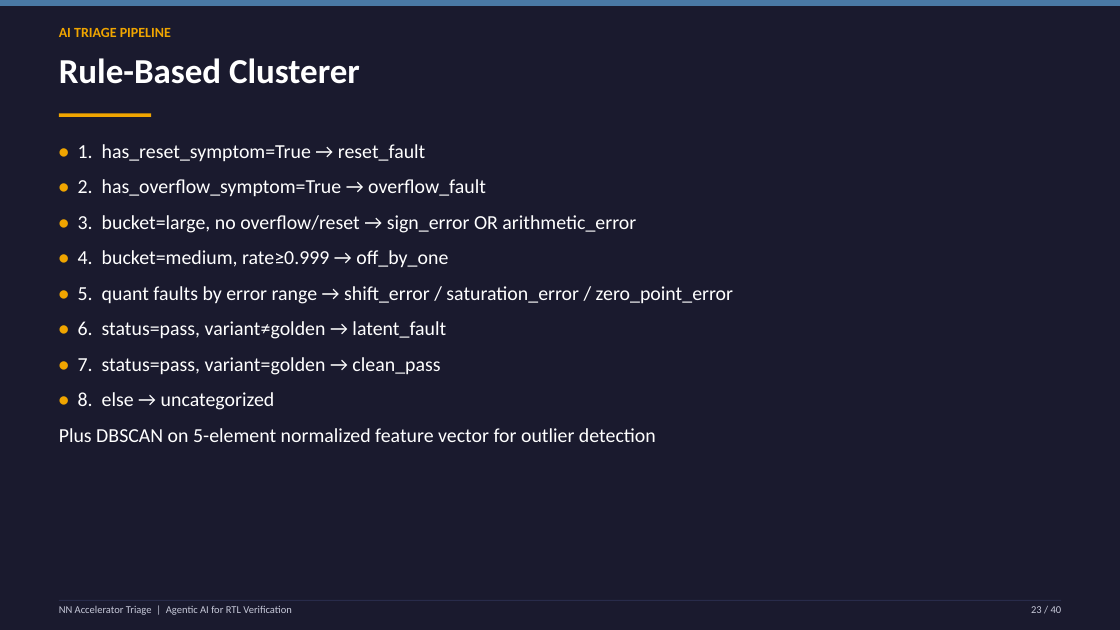
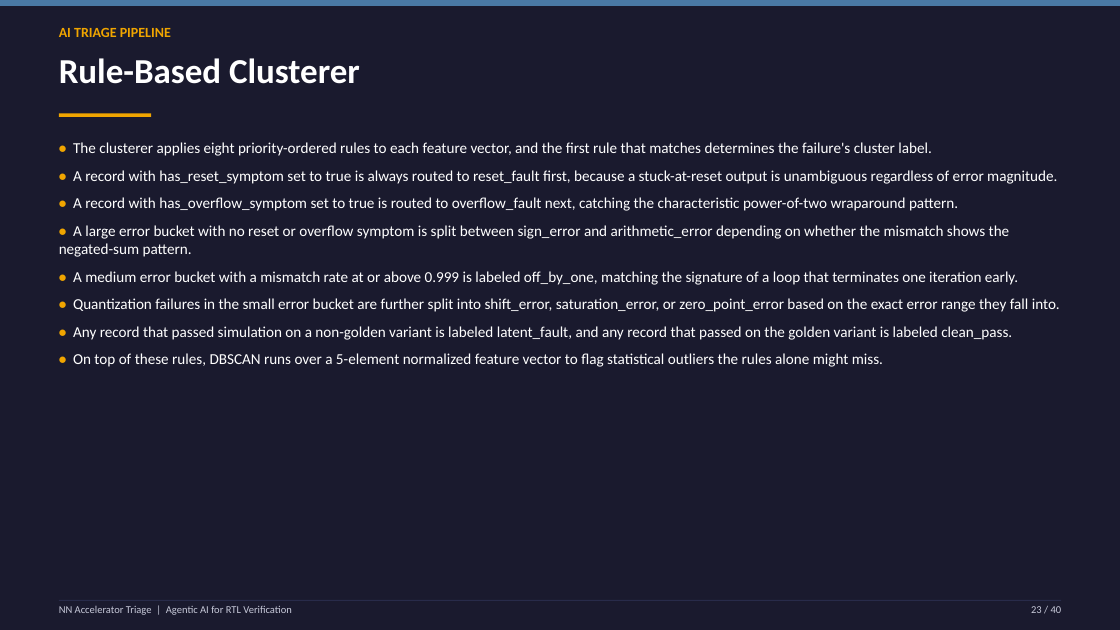
Before and after one commit to Sumedh350/nn-accel-triage, a slide deck: slide 23 of reports/nn_accel_triage_presentation.pptx. Drawn at 1120x630 pixels with LibreOffice and Linux fonts; fonts in the diff are those of the drawing. Boxes give left, top, right and bottom in pixels: in the first picture for what was removed or moved away, otherwise in the second. Text is boxed around its words. In the diff, an @@ line names an element or a change of style, - is before the commit and + after.

```diff
--- a/reports/nn_accel_triage_presentation.pptx
+++ b/reports/nn_accel_triage_presentation.pptx
@@ text at box(59, 142, 1060, 367): text changed; size 17 to 13 pt @@
-• 1. has_reset_symptom=True → reset_fault
-• 2. has_overflow_symptom=True → overflow_fault
-• 3. bucket=large, no overflow/reset → sign_error OR arithmetic_error
-• 4. bucket=medium, rate≥0.999 → off_by_one
-• 5. quant faults by error range → shift_error / saturation_error / zero_point_error
-• 6. status=pass, variant≠golden → latent_fault
-• 7. status=pass, variant=golden → clean_pass
-• 8. else → uncategorized
-Plus DBSCAN on 5-element normalized feature vector for outlier detection
+• The clusterer applies eight priority-ordered rules to each feature vector, and the first rule that matches determines the failure's cluster label.
+• A record with has_reset_symptom set to true is always routed to reset_fault first, because a stuck-at-reset output is unambiguous regardless of error magnitude.
+• A record with has_overflow_symptom set to true is routed to overflow_fault next, catching the characteristic power-of-two wraparound pattern.
+• A large error bucket with no reset or overflow symptom is split between sign_error and arithmetic_error depending on whether the mismatch shows the negated-sum pattern.
+• A medium error bucket with a mismatch rate at or above 0.999 is labeled off_by_one, matching the signature of a loop that terminates one iteration early.
+• Quantization failures in the small error bucket are further split into shift_error, saturation_error, or zero_point_error based on the exact error range they fall into.
+• Any record that passed simulation on a non-golden variant is labeled latent_fault, and any record that passed on the golden variant is labeled clean_pass.
+• On top of these rules, DBSCAN runs over a 5-element normalized feature vector to flag statistical outliers the rules alone might miss.
```
Also in this commit, not shown: 36 other slides changed.
